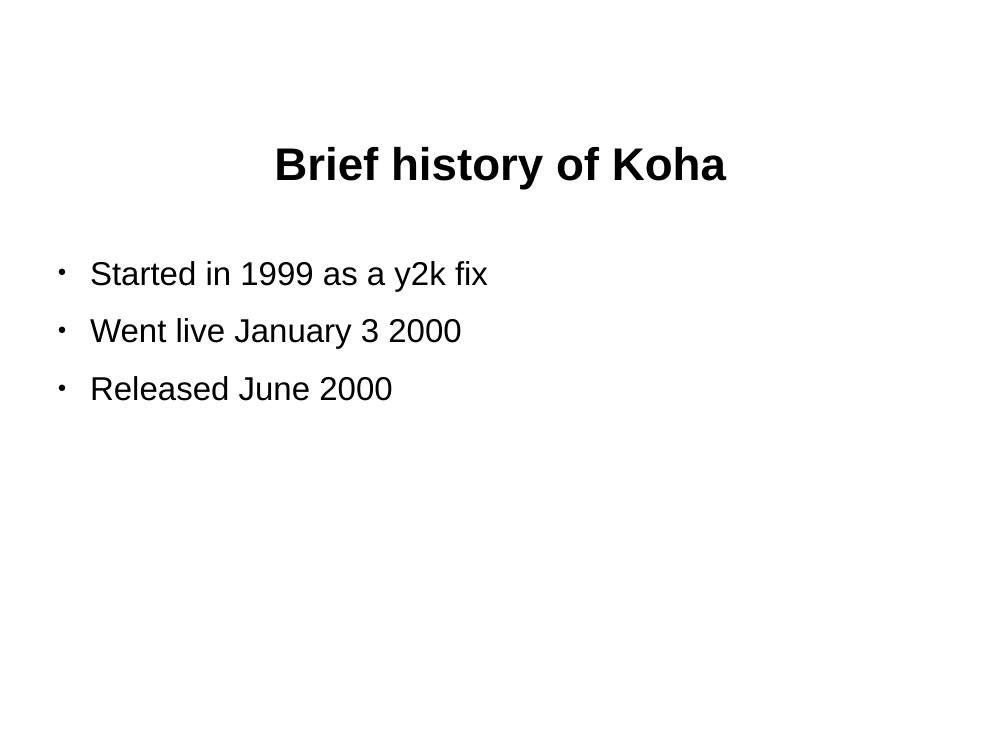
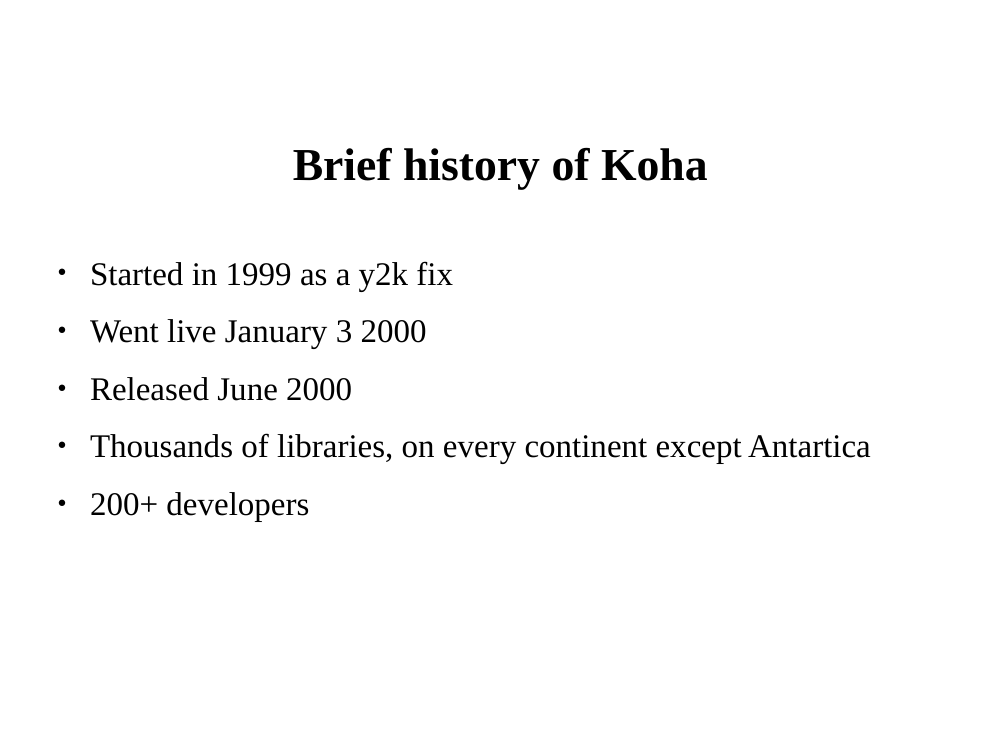
Before and after one commit to ranginui/presentation, a slide deck: slide 4 of eifl/eifl.odp. Drawn at 1008x756 pixels with LibreOffice and Linux fonts; fonts in the diff are those of the drawing; background and template pictures are left out. Boxes give left, top, right and bottom in pixels: in the first picture for what was removed or moved away, otherwise in the second. Text is boxed around its words. In the diff, an @@ line names an element or a change of style, - is before the commit and + after.

```diff
--- a/eifl/eifl.odp
+++ b/eifl/eifl.odp
@@ title "Brief history of Koha" at <box>293,147,708,190</box>: font Arial to Times New Roman @@
@@ text at <box>90,261,453,401</box>: font Arial to Times New Roman in "Started in 1999 as a y2k fix", "Went live January 3 2000", "Released June 2000" @@
@@ text at <box>90,433,871,522</box>: paragraphs added @@
+● Thousands of libraries, on every continent except Antartica
+● 200+ developers
```
Also in this commit, not shown: 9 other slides changed.
